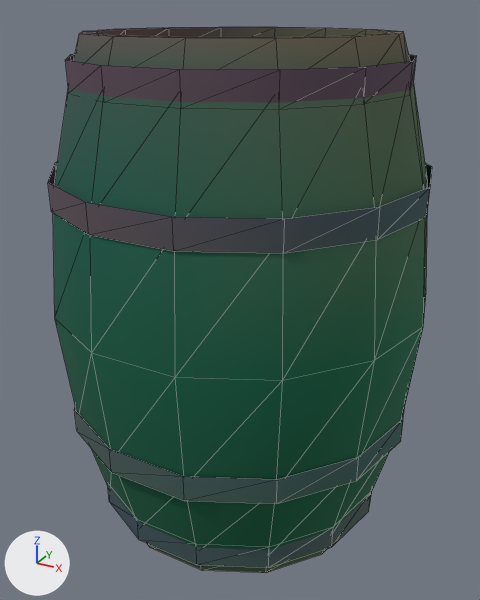
The glTF model assets/kit/barrel.glb: old version first, new version second.
The view is the same before and after, from a 50 mm camera at (0.558, -1.019, 0.935) aimed at (-0.004, 0.003, 0.424). The axes (+X, +Y, +Z) are drawn at lower left. The lights are the same throughout. The older version comes first. Mesh edges are drawn as thin lines. Vertices at exactly the same position are counted once.

The first picture shows 'hoop', 'hoop_1', 'hoop_2', 'hoop_3', 'staves'.
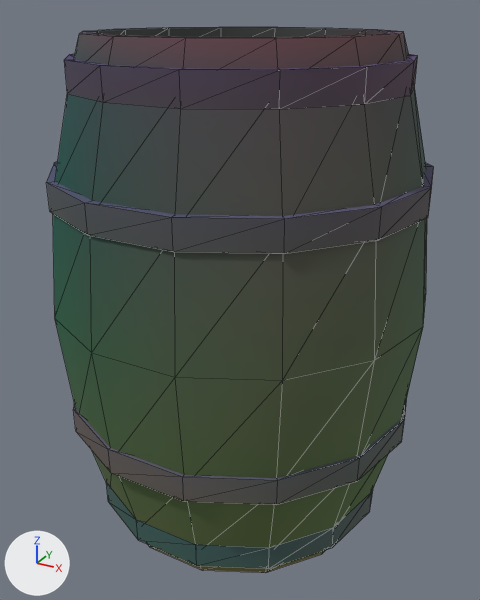
Edits to the scene script, one JSON object a line:
```json
{"block": "me_staves", "where": "me_staves.from_pydata(...)  # 126 vertices, 248 faces; spans x -0.345..0.345, y -0.336..0.336, z 0.0..0.9"}
{"block": "me_staves", "where": "# used by ob_staves; location = (0.0, 0.0, 0.0)"}
{"block": "me_staves", "change": "me_staves part 1: 53 faces centred in x -0.321..0.327, y -0.33..0.302, z 0.04..0.38 are repainted in the vertex colours; the middle colour goes from cyan #00ccb9 to green #8debb9"}
{"block": "me_staves", "change": "me_staves part 2: 56 faces centred in x -0.327..0.327, y -0.33..0.33, z 0.31..0.78 are repainted in the vertex colours; the middle colour goes from cyan #00ced3 to cyan #00c9d3"}
{"block": "me_staves", "change": "me_staves part 3: 40 faces centred in x -0.243..0.243, y -0.245..0.245, z 0.86..0.9 are repainted in the vertex colours; the middle colour goes from blue #abc8ff to blue #97a7ff"}
{"block": "me_staves", "change": "me_staves part 4: 67 faces centred in x -0.264..0.299, y -0.302..0.266, z 0.72..0.887 are repainted in the vertex colours; the middle colour goes from cyan #a5ccdc to blue #87aadc"}
{"block": "me_staves", "change": "me_staves part 5: 32 faces centred in x -0.264..0.258, y -0.266..0.26, z 0.0..0.04 are repainted in the vertex colours; the middle colour goes from green #86cab2 to green #c6f1b2"}
{"block": "me_hoop", "where": "# used by ob_hoop; location = (0.0, 0.0, 0.0)"}
{"op": "remove", "block": "me_hoop", "code": "me_hoop.from_pydata(...)  # 28 vertices, 28 faces; spans x -0.284..0.284, y -0.277..0.277, z 0.036..0.084"}
{"op": "add", "block": "me_hoop", "code": "me_hoop.from_pydata(...)  # 56 vertices, 112 faces; spans x -0.286..0.286, y -0.279..0.279, z 0.036..0.084"}
{"block": "me_hoop", "change": "me_hoop part 6: the whole mesh is rebuilt"}
{"block": "me_hoop_1", "where": "# used by ob_hoop_1; location = (0.0, 0.0, 0.0)"}
{"op": "remove", "block": "me_hoop_1", "code": "me_hoop_1.from_pydata(...)  # 28 vertices, 28 faces; spans x -0.33..0.33, y -0.322..0.322, z 0.216..0.264"}
{"op": "add", "block": "me_hoop_1", "code": "me_hoop_1.from_pydata(...)  # 56 vertices, 112 faces; spans x -0.332..0.332, y -0.324..0.324, z 0.216..0.264"}
{"block": "me_hoop_1", "change": "me_hoop_1 part 7: the whole mesh is rebuilt"}
{"block": "me_hoop_2", "where": "# used by ob_hoop_2; location = (0.0, 0.0, 0.0)"}
{"op": "remove", "block": "me_hoop_2", "code": "me_hoop_2.from_pydata(...)  # 28 vertices, 28 faces; spans x -0.33..0.33, y -0.322..0.322, z 0.636..0.684"}
{"op": "add", "block": "me_hoop_2", "code": "me_hoop_2.from_pydata(...)  # 56 vertices, 112 faces; spans x -0.332..0.332, y -0.324..0.324, z 0.636..0.684"}
{"block": "me_hoop_2", "change": "me_hoop_2 part 8: the whole mesh is rebuilt"}
{"block": "me_hoop_3", "where": "# used by ob_hoop_3; location = (0.0, 0.0, 0.0)"}
{"op": "remove", "block": "me_hoop_3", "code": "me_hoop_3.from_pydata(...)  # 28 vertices, 28 faces; spans x -0.284..0.284, y -0.277..0.277, z 0.816..0.864"}
{"op": "add", "block": "me_hoop_3", "code": "me_hoop_3.from_pydata(...)  # 56 vertices, 112 faces; spans x -0.286..0.286, y -0.279..0.279, z 0.816..0.864"}
{"block": "me_hoop_3", "change": "me_hoop_3 part 9: the whole mesh is rebuilt"}
```

Location of each change, [x1, y1, x2, y2] in pixels of the pictures (480 x 600 px):
```json
{"object": "hoop_2", "change": "reshaped", "before": [48, 162, 432, 253], "after": [46, 161, 434, 254]}
{"object": "hoop_3", "change": "reshaped", "before": [65, 54, 416, 103], "after": [64, 54, 418, 109]}
{"object": "hoop_1", "change": "reshaped", "before": [74, 407, 405, 504], "after": [73, 399, 407, 505], "on screen": "9% taller"}
{"object": "hoop", "change": "reshaped", "before": [108, 487, 372, 568], "after": [106, 483, 373, 569], "on screen": "6% taller"}
{"part": 1, "of": "me_staves", "change": "recoloured", "before": [59, 327, 423, 552], "after": [59, 327, 423, 552], "on screen": "cyan to green"}
{"part": 2, "of": "me_staves", "change": "recoloured", "before": [53, 94, 427, 380], "after": [53, 94, 427, 380]}
{"part": 3, "of": "me_staves", "change": "recoloured", "before": [101, 28, 402, 38], "after": [101, 28, 402, 38]}
{"part": 4, "of": "me_staves", "change": "recoloured", "before": [74, 28, 426, 216], "after": [74, 28, 426, 216]}
{"part": 5, "of": "me_staves", "change": "recoloured", "before": [148, 545, 325, 573], "after": [148, 545, 325, 573]}
```
